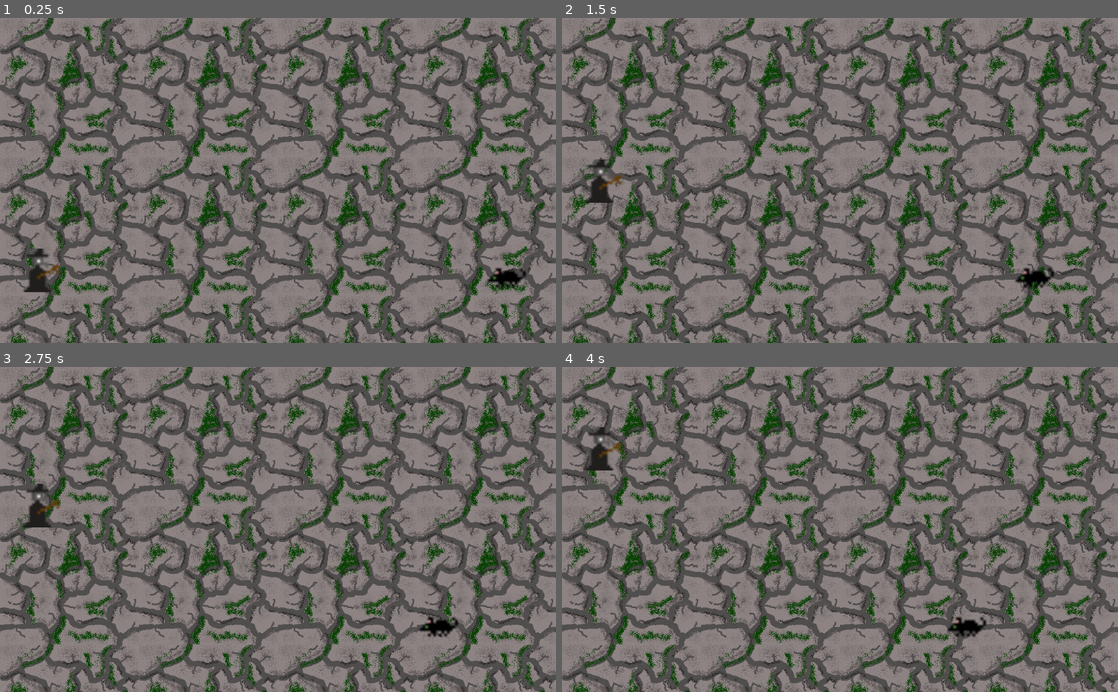
Above: before the commit, frames 1-4 (two rows, left to right).
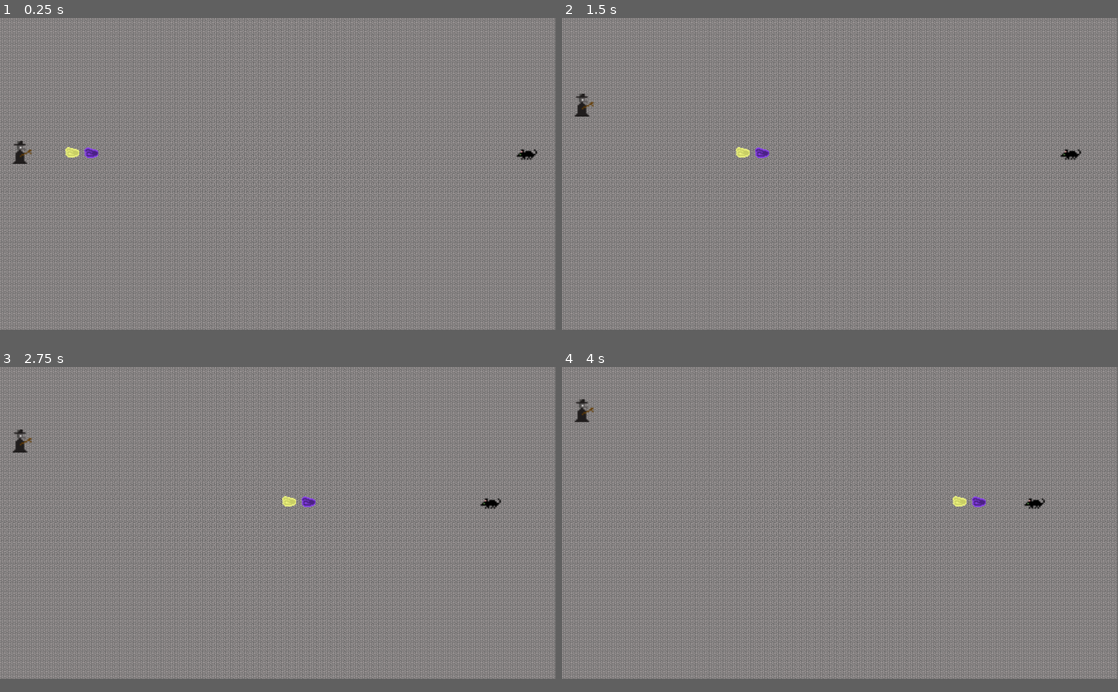
Above: after the commit, the same moments.

Repository: pmarkee/heal-em-up
Game: Godot game, scene res://scene/Main.tscn
Two runs of this game, one before a commit and one after it. Both use one fixed random seed, a clock stepped at 60 frames per second and the inputs below.
Inputs:
- Up to frame 1 (0.25 s): no input
- Up to frame 2 (1.5 s): hold W (up) 0.53-1.28 s; tap Space (shoot) at 0.6 s; tap C (change_weapon, bound only after the commit) at 0.8, 1.35 s; hold S (down) from 1.28 s (still down)
- Up to frame 3 (2.75 s): tap Space (shoot) at 1.55, 2.1 s; release S (down) at 2.03 s; hold W (up) from 2.03 s (still down); tap C (change_weapon, bound only after the commit) at 2.3 s
- Up to frame 4 (4 s): tap C (change_weapon, bound only after the commit) at 2.85, 3.8 s; tap Space (shoot) at 3.05, 3.6 s; release W (up) at 3.53 s; hold S (down) from 3.53 s (still down)
In our replay, the window is 800x468 before the commit and 799x449 after it. These sizes can differ from the game's own. Grey fills any space a smaller window leaves; there, only what the larger window draws over its background counts as a difference.

The runs differ from the first frame. In frame 1, 55% of the frame differs, in the area x 0-100%, y 0-100%; in frame 2, 54%; in frame 3, 55%; in frame 4, 55%.

Commit message:
Add Heal, Purge, Background assets and fix retarded indentation

Diff:
--- a/project.godot
+++ b/project.godot
@@ -18,6 +18,11 @@
 config/name="heal-em-up"
 run/main_scene="res://scene/Main.tscn"
 config/icon="res://icon.png"
+
+[display]
+
+window/size/width=1920
+window/size/height=1080
 
 [global]
 
@@ -42,6 +47,19 @@
 "events": [ Object(InputEventKey,"resource_local_to_scene":false,"resource_name":"","device":0,"alt":false,"shift":false,"control":false,"meta":false,"command":false,"pressed":false,"scancode":83,"unicode":0,"echo":false,"script":null)
  ]
 }
+change_weapon={
+"deadzone": 0.5,
+"events": [ Object(InputEventKey,"resource_local_to_scene":false,"resource_name":"","device":0,"alt":false,"shift":false,"control":false,"meta":false,"command":false,"pressed":false,"scancode":67,"unicode":0,"echo":false,"script":null)
+ ]
+}
+
+[layer_names]
+
+2d_physics/layer_1="Player"
+2d_physics/layer_2="Rats"
+2d_physics/layer_3="Villagers"
+2d_physics/layer_4="Heal"
+2d_physics/layer_5="Purge"
 
 [rendering]
 
--- /dev/null
+++ b/scene/Heal.tscn
@@ -0,0 +1,17 @@
+[gd_scene load_steps=4 format=2]
+
+[ext_resource path="res://assets/heal.png" type="Texture" id=1]
+[ext_resource path="res://src/Heal.gd" type="Script" id=2]
+[ext_resource path="res://scene/ProjectileShape.tscn" type="PackedScene" id=3]
+
+[node name="Heal" type="KinematicBody2D"]
+collision_layer = 8
+collision_mask = 6
+script = ExtResource( 2 )
+
+[node name="heal" type="Sprite" parent="."]
+position = Vector2( 0.669769, -1.41353 )
+scale = Vector2( 3, 3 )
+texture = ExtResource( 1 )
+
+[node name="CollisionShape2D" parent="." instance=ExtResource( 3 )]
--- a/scene/Main.tscn
+++ b/scene/Main.tscn
@@ -1,8 +1,10 @@
-[gd_scene load_steps=4 format=2]
+[gd_scene load_steps=6 format=2]
 
 [ext_resource path="res://scene/Background.tscn" type="PackedScene" id=1]
 [ext_resource path="res://scene/Player.tscn" type="PackedScene" id=2]
 [ext_resource path="res://scene/Rat.tscn" type="PackedScene" id=3]
+[ext_resource path="res://scene/Heal.tscn" type="PackedScene" id=4]
+[ext_resource path="res://scene/Purge.tscn" type="PackedScene" id=5]
 
 [node name="Main" type="Node"]
 
@@ -14,4 +16,10 @@
 position = Vector2( 73.8923, 466.309 )
 
 [node name="Rat" parent="Background" instance=ExtResource( 3 )]
-position = Vector2( 945.736, 477.351 )
+position = Vector2( 1834.12, 470.535 )
+
+[node name="Heal" parent="Background" instance=ExtResource( 4 )]
+position = Vector2( 174.429, 466.737 )
+
+[node name="Purge" parent="Background" instance=ExtResource( 5 )]
+position = Vector2( 241.385, 466.938 )
--- a/scene/Player.tscn
+++ b/scene/Player.tscn
@@ -7,6 +7,7 @@
 extents = Vector2( 23.0173, 39.0725 )
 
 [node name="Player" type="KinematicBody2D"]
+collision_mask = 6
 script = ExtResource( 1 )
 
 [node name="CollisionShape2D" type="CollisionShape2D" parent="."]
--- /dev/null
+++ b/scene/ProjectileShape.tscn
@@ -0,0 +1,11 @@
+[gd_scene load_steps=2 format=2]
+
+[sub_resource type="CapsuleShape2D" id=1]
+radius = 4.13319
+height = 9.30724
+
+[node name="CollisionShape2D" type="CollisionShape2D"]
+position = Vector2( 0.242985, -1.13392 )
+rotation = 1.5708
+scale = Vector2( 3, 3 )
+shape = SubResource( 1 )
--- /dev/null
+++ b/scene/Purge.tscn
@@ -0,0 +1,14 @@
+[gd_scene load_steps=4 format=2]
+
+[ext_resource path="res://src/Purge.gd" type="Script" id=1]
+[ext_resource path="res://assets/purge.png" type="Texture" id=2]
+[ext_resource path="res://scene/ProjectileShape.tscn" type="PackedScene" id=3]
+
+[node name="Purge" type="KinematicBody2D"]
+script = ExtResource( 1 )
+
+[node name="purge" type="Sprite" parent="."]
+scale = Vector2( 3, 3 )
+texture = ExtResource( 2 )
+
+[node name="CollisionShape2D" parent="." instance=ExtResource( 3 )]
--- a/scene/Rat.tscn
+++ b/scene/Rat.tscn
@@ -3,10 +3,13 @@
 [ext_resource path="res://assets/rat.png" type="Texture" id=1]
 [ext_resource path="res://src/Rat.gd" type="Script" id=2]
 
-[sub_resource type="RectangleShape2D" id=1]
-extents = Vector2( 6.98863, 3.51845 )
+[sub_resource type="CapsuleShape2D" id=1]
+radius = 13.1883
+height = 37.7459
 
 [node name="Rat" type="KinematicBody2D"]
+collision_layer = 2
+collision_mask = 29
 script = ExtResource( 2 )
 
 [node name="rat" type="Sprite" parent="."]
@@ -15,5 +18,5 @@
 
 [node name="CollisionShape2D" type="CollisionShape2D" parent="."]
 position = Vector2( 0, 2.548 )
-scale = Vector2( 5, 5 )
+rotation = 1.5708
 shape = SubResource( 1 )
--- /dev/null
+++ b/src/Heal.gd
@@ -0,0 +1,6 @@
+extends KinematicBody2D
+
+var velocity = Vector2.RIGHT * 300
+
+func _physics_process(delta: float) -> void:
+    move_and_slide(velocity)
--- a/src/Player.gd
+++ b/src/Player.gd
@@ -1,25 +1,34 @@
 extends KinematicBody2D
+
+signal shoot
 
 var velocity: = Vector2.ZERO
 var can_shoot: = false
 
-func shoot():
-	print("Shoot")
+var weapons = ["heal", "purge"]
+var current_weapon = 0
+
+func change_weapon() -> void:
+    # Basically toggle between Heal and Purge
+    current_weapon = 1 - current_weapon
 
 func _physics_process(delta: float) -> void:
-	if Input.is_action_pressed("up"):
-		velocity.y = -300
-	elif Input.is_action_pressed("down"):
-		velocity.y = 300
-	else:
-		velocity.y = 0
+    if Input.is_action_pressed("up"):
+        velocity.y = -300
+    elif Input.is_action_pressed("down"):
+        velocity.y = 300
+    else:
+        velocity.y = 0
 
-	if Input.is_action_just_pressed("shoot") and can_shoot:
-		shoot()
-		can_shoot = false
+    if Input.is_action_just_pressed("change_weapon"):
+        change_weapon()
 
-	move_and_slide(velocity)
+    if Input.is_action_just_pressed("shoot") and can_shoot:
+        emit_signal("shoot")
+        can_shoot = false
+
+    move_and_slide(velocity)
 
 
 func _on_ShootTimer_timeout() -> void:
-	can_shoot = true
+    can_shoot = true
--- /dev/null
+++ b/src/Purge.gd
@@ -0,0 +1,6 @@
+extends KinematicBody2D
+
+var velocity = Vector2.RIGHT * 300
+
+func _physics_process(delta: float) -> void:
+    move_and_slide(velocity)
--- a/src/Rat.gd
+++ b/src/Rat.gd
@@ -3,4 +3,4 @@
 var velocity = Vector2.LEFT * 50
 
 func _physics_process(delta):
-	move_and_slide(velocity)
+    move_and_slide(velocity)
Binary file changed: assets/cobble.png
Binary file added: assets/heal.png
Binary file added: assets/purge.png
